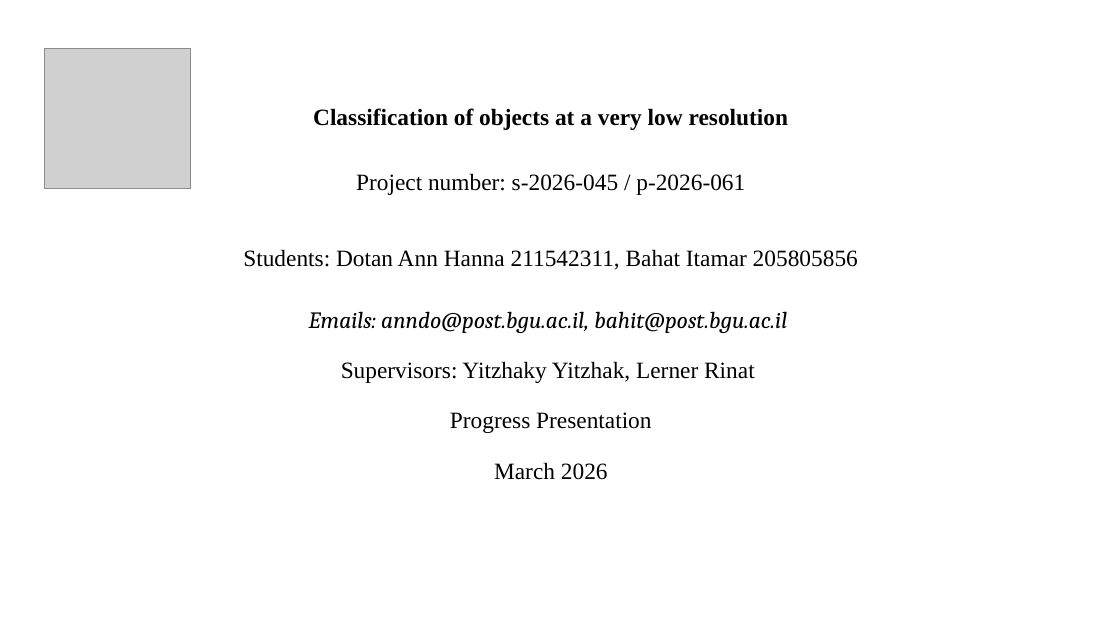
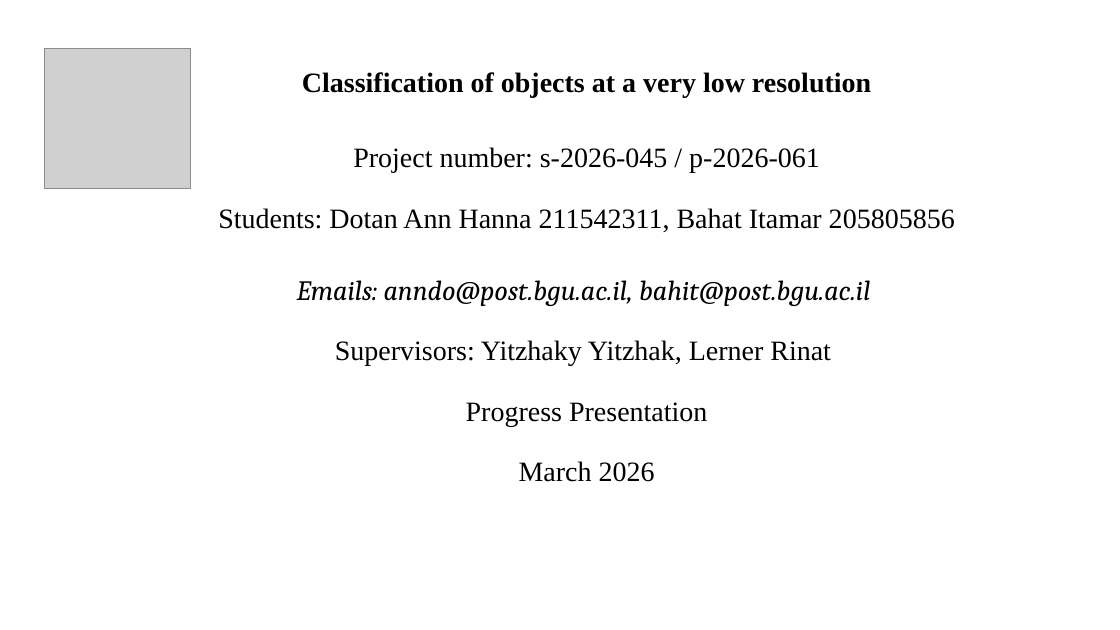
Before and after one commit to itamarbahat/NewFinalProject, a slide deck: slide 1 of docs/Progress_Presentation.pptx. Drawn at 1120x630 pixels with LibreOffice and Linux fonts; fonts in the diff are those of the drawing; grey boxes stand for pictures. Boxes give left, top, right and bottom in pixels: in the first picture for what was removed or moved away, otherwise in the second. Text is boxed around its words. In the diff, an @@ line names an element or a change of style, - is before the commit and + after.

```diff
--- a/docs/Progress_Presentation.pptx
+++ b/docs/Progress_Presentation.pptx
@@ subtitle "Classification of objects at a ..." moved from (x1=243, y1=108, x2=858, y2=480) to (x1=218, y1=72, x2=955, y2=482) @@
@@ subtitle "Classification of objects at a ..." at (x1=218, y1=72, x2=955, y2=482): size 20 to 24 pt @@
```
Also in this commit, not shown: 14 slides added, 10 slides removed, 8 other files.
